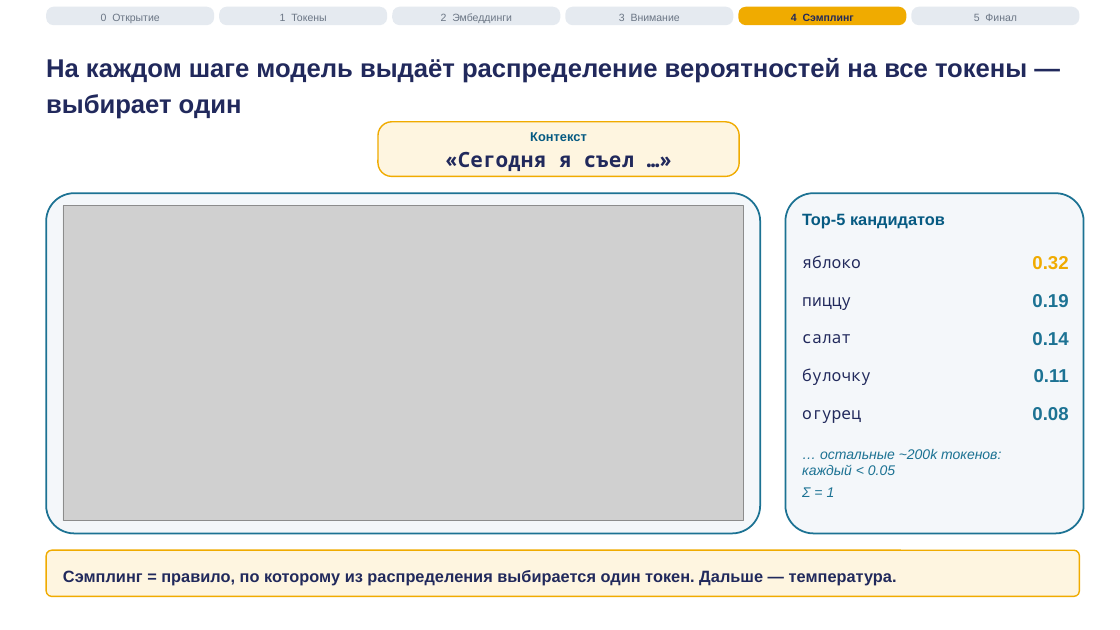
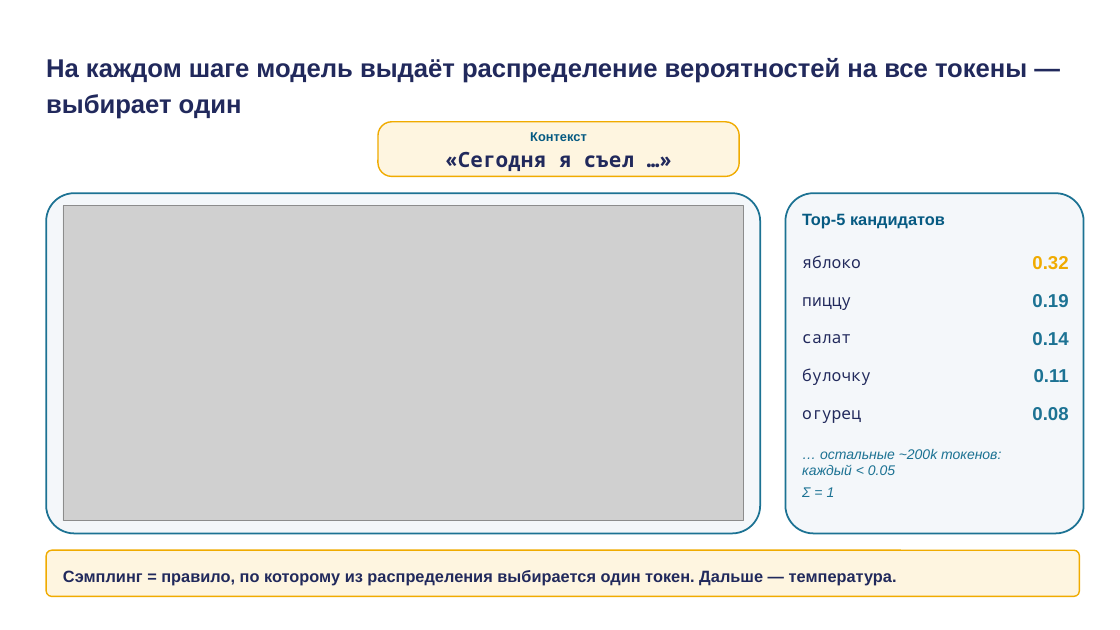
Before and after one commit to tellina-study/AI-usage-lessons, a slide deck: slide 21 of library/lectures/lec-02/rendered/lec-02.pptx (slide 18 before the commit). Drawn at 1120x630 pixels with LibreOffice and Linux fonts; fonts in the diff are those of the drawing; grey boxes stand for pictures. Boxes give left, top, right and bottom in pixels: in the first picture for what was removed or moved away, otherwise in the second. Text is boxed around its words. In the diff, an @@ line names an element or a change of style, - is before the commit and + after.

```diff
--- a/library/lectures/lec-02/rendered/lec-02.pptx
+++ b/library/lectures/lec-02/rendered/lec-02.pptx
@@ rounded rectangle removed at [46, 7, 214, 25] @@
@@ text removed at [101, 14, 159, 23] @@
-0 Открытие
@@ rounded rectangle removed at [219, 7, 387, 25] @@
@@ text removed at [280, 14, 326, 21] @@
-1 Токены
@@ rounded rectangle removed at [392, 7, 560, 25] @@
@@ text removed at [441, 13, 512, 23] @@
-2 Эмбеддинги
@@ rounded rectangle removed at [565, 7, 734, 25] @@
@@ text removed at [619, 14, 680, 21] @@
-3 Внимание
@@ rounded rectangle removed at [739, 7, 907, 25] @@
@@ text removed at [791, 13, 854, 21] @@
-4 Сэмплинг
@@ rounded rectangle removed at [912, 7, 1080, 25] @@
@@ text removed at [974, 14, 1017, 21] @@
-5 Финал
```
Also in this commit, not shown: 25 other slides changed, 4 slides added, 8 other files.
